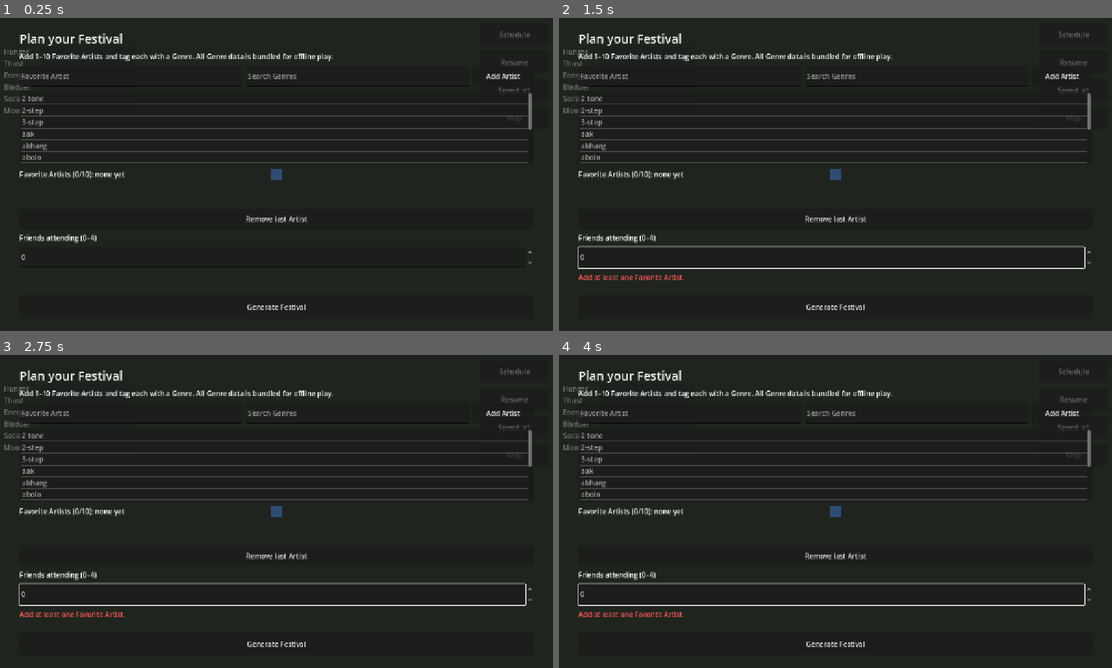
Above: before the commit, frames 1-4 (two rows, left to right).
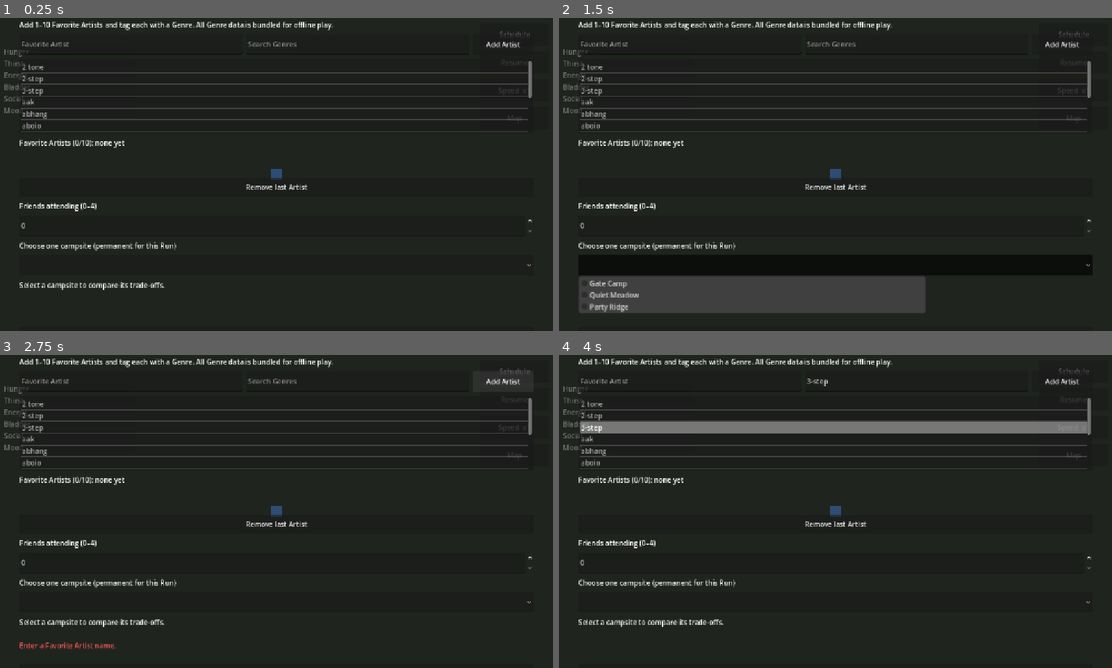
Above: after the commit, the same moments.

Repository: Ponacko/Festivalthegame
Game: Godot game, scene res://scenes/main.tscn
The game is run twice, just before and just after one commit, with the same random seed, the same clock (stepped at 60 frames per second) and the same inputs.
Inputs (mouse positions are in pixels of both pictures, inside the frame that each line leads up to):
- Up to frame 1 (0.25 s): no input
- Up to frame 2 (1.5 s): click (835, 305) at 0.5 s, where only the run before the commit has a clickable "Generate Festival"; click (835, 265) at 1.27 s
- Up to frame 3 (2.75 s): click "Schedule" at 2 s
- Up to frame 4 (4 s): click "Resume" at 2.75 s; click "Speed x1" at 3.5 s

The runs differ from the first frame. In frame 1, 8.8% of the frame differs, in the area x 3-97%, y 1-94%; in frame 2, 16%, in the area x 3-97%, y 1-95%; in frame 3, 10%; in frame 4, 13%.

Commit message:
feat: add permanent campsite selection (#9)

Diff:
--- a/festivalthegame/scenes/run_setup.tscn
+++ b/festivalthegame/scenes/run_setup.tscn
@@ -87,6 +87,21 @@
 allow_greater = false
 allow_lesser = false
 
+[node name="CampsitePrompt" type="Label" parent="Panel/Margin/Content"]
+layout_mode = 2
+text = "Choose one campsite (permanent for this Run)"
+
+[node name="Campsite" type="OptionButton" parent="Panel/Margin/Content"]
+custom_minimum_size = Vector2(0, 48)
+layout_mode = 2
+selected = -1
+
+[node name="CampsiteDetails" type="Label" parent="Panel/Margin/Content"]
+custom_minimum_size = Vector2(0, 44)
+layout_mode = 2
+text = "Select a campsite to compare its trade-offs."
+autowrap_mode = 2
+
 [node name="Error" type="Label" parent="Panel/Margin/Content"]
 custom_minimum_size = Vector2(0, 42)
 layout_mode = 2
--- /dev/null
+++ b/festivalthegame/scripts/domain/camp.gd
@@ -0,0 +1,18 @@
+class_name Camp
+extends RefCounted
+## The selected shared home base for the player and configured Friends.
+
+var profile: CampsiteProfile
+var position: Vector2
+var interaction_position: Vector2
+var friend_count: int
+var can_change_clothes := true
+
+func _init(p_profile: CampsiteProfile, p_position: Vector2, p_friend_count: int) -> void:
+	profile = p_profile
+	position = p_position
+	interaction_position = p_position
+	friend_count = p_friend_count
+
+func resident_count() -> int:
+	return friend_count + 1
--- /dev/null
+++ b/festivalthegame/scripts/domain/campsite_catalog.gd
@@ -0,0 +1,16 @@
+class_name CampsiteCatalog
+extends RefCounted
+## The three v1 campsite archetypes offered before a Run.
+
+static func all_profiles() -> Array[CampsiteProfile]:
+	return [
+		CampsiteProfile.new("camp_1", "Gate Camp", 0.20, 0.70, 0.35, 0.35),
+		CampsiteProfile.new("camp_2", "Quiet Meadow", 0.55, 1.00, 0.10, 0.15),
+		CampsiteProfile.new("camp_3", "Party Ridge", 0.90, 0.50, 0.95, 1.00),
+	]
+
+static func find(profile_id: String) -> CampsiteProfile:
+	for profile in all_profiles():
+		if profile.id == profile_id:
+			return profile
+	return null
--- /dev/null
+++ b/festivalthegame/scripts/domain/campsite_profile.gd
@@ -0,0 +1,33 @@
+class_name CampsiteProfile
+extends RefCounted
+## Visible, immutable trade-offs for one campsite area.
+
+var id: String
+var display_name: String
+var walking_distance: float
+var sleep_quality: float
+var noise: float
+var nightlife: float
+
+func _init(p_id: String, p_name: String, p_walk: float, p_sleep: float, p_noise: float, p_nightlife: float) -> void:
+	id = p_id
+	display_name = p_name
+	walking_distance = p_walk
+	sleep_quality = p_sleep
+	noise = p_noise
+	nightlife = p_nightlife
+
+func tradeoff_summary() -> String:
+	return "Walk: %s  •  Sleep: %s  •  Noise: %s  •  Nightlife: %s" % [
+		_level(walking_distance, true),
+		_level(sleep_quality),
+		_level(noise),
+		_level(nightlife),
+	]
+
+func _level(value: float, inverse := false) -> String:
+	var labels := ["Low", "Medium", "High"]
+	var index := clampi(int(floor(value * 3.0)), 0, 2)
+	if inverse:
+		labels = ["Short", "Medium", "Long"]
+	return labels[index]
--- a/festivalthegame/scripts/domain/festival_grounds.gd
+++ b/festivalthegame/scripts/domain/festival_grounds.gd
@@ -8,6 +8,7 @@
 var bounds := Rect2(-1100, -700, 2200, 1400)
 var points: Array[FestivalPoint] = []
 var obstacles: Array[Rect2] = []
+var camp: Camp
 
 func points_of_kind(kind: FestivalPoint.Kind) -> Array[FestivalPoint]:
 	var result: Array[FestivalPoint] = []
--- a/festivalthegame/scripts/domain/festival_point.gd
+++ b/festivalthegame/scripts/domain/festival_point.gd
@@ -2,11 +2,12 @@
 extends RefCounted
 ## A named destination shared by the world, navigation, and in-game map.
 
-enum Kind { STAGE, CAMPSITE_AREA, VENDOR, TOILET, WATER, FIRST_AID, LATE_VENDOR }
+enum Kind { STAGE, CAMPSITE_AREA, VENDOR, TOILET, WATER, FIRST_AID, LATE_VENDOR, CAMP }
 
 const ALL_KINDS := [
 	Kind.STAGE, Kind.CAMPSITE_AREA, Kind.VENDOR, Kind.TOILET,
 	Kind.WATER, Kind.FIRST_AID, Kind.LATE_VENDOR,
+	Kind.CAMP,
 ]
 
 var id: String
@@ -29,4 +30,5 @@
 		Kind.WATER: return "Water taps"
 		Kind.FIRST_AID: return "First Aid"
 		Kind.LATE_VENDOR: return "Late-night Vendors"
+		Kind.CAMP: return "Selected Camp"
 	return "Destination"
--- a/festivalthegame/scripts/domain/run_configuration.gd
+++ b/festivalthegame/scripts/domain/run_configuration.gd
@@ -9,12 +9,27 @@
 
 var favorites: Array[FavoriteArtistPreference] = []
 var friend_count := 0
+var campsite_id := ""
+var _locked := false
 
 func add_favorite(artist_name: String, genre_id: String) -> void:
+	if _locked:
+		return
 	favorites.append(FavoriteArtistPreference.new(artist_name, genre_id))
 
 func set_friend_count(value: int) -> void:
+	if _locked:
+		return
 	friend_count = value
+
+func select_campsite(value: String) -> bool:
+	if _locked or CampsiteCatalog.find(value) == null:
+		return false
+	campsite_id = value
+	return true
+
+func lock() -> void:
+	_locked = true
 
 func validation_errors() -> PackedStringArray:
 	var errors := PackedStringArray()
@@ -24,6 +39,8 @@
 		errors.append("Choose no more than %d Favorite Artists." % MAX_FAVORITES)
 	if friend_count < MIN_FRIENDS or friend_count > MAX_FRIENDS:
 		errors.append("Choose between %d and %d Friends." % [MIN_FRIENDS, MAX_FRIENDS])
+	if CampsiteCatalog.find(campsite_id) == null:
+		errors.append("Choose one campsite for the Run.")
 	var seen_names := {}
 	for favorite in favorites:
 		if favorite.artist_name.is_empty():
--- a/festivalthegame/scripts/entities/ground_feature_view.gd
+++ b/festivalthegame/scripts/entities/ground_feature_view.gd
@@ -23,6 +23,7 @@
 func _color_for(kind: FestivalPoint.Kind) -> Color:
 	match kind:
 		FestivalPoint.Kind.CAMPSITE_AREA: return Color("77a866")
+		FestivalPoint.Kind.CAMP: return Color("b8e986")
 		FestivalPoint.Kind.VENDOR, FestivalPoint.Kind.LATE_VENDOR: return Color("e6a15c")
 		FestivalPoint.Kind.TOILET: return Color("b68ce0")
 		FestivalPoint.Kind.WATER: return Color("55bde8")
--- a/festivalthegame/scripts/systems/festival_grounds_generator.gd
+++ b/festivalthegame/scripts/systems/festival_grounds_generator.gd
@@ -2,7 +2,7 @@
 extends RefCounted
 ## Seeded placement of every v1 destination on a connected site.
 
-static func generate(lineup: Lineup, seed_value: int) -> FestivalGrounds:
+static func generate(lineup: Lineup, seed_value: int, configuration: RunConfiguration = null) -> FestivalGrounds:
 	var grounds := FestivalGrounds.new()
 	var rng := RandomNumberGenerator.new()
 	rng.seed = seed_value ^ 0x47524f554e4453
@@ -20,7 +20,21 @@
 	_add_group(grounds, rng, FestivalPoint.Kind.FIRST_AID, "First Aid", [Vector2(0, -570)], true)
 	_add_group(grounds, rng, FestivalPoint.Kind.LATE_VENDOR, "Late Food", [
 		Vector2(-690, 620), Vector2(690, 620)], true)
+	_select_camp(grounds, configuration)
 	return grounds
+
+static func _select_camp(grounds: FestivalGrounds, configuration: RunConfiguration) -> void:
+	if configuration == null:
+		return
+	var profile := CampsiteCatalog.find(configuration.campsite_id)
+	if profile == null:
+		return
+	for point in grounds.points:
+		if point.id == profile.id:
+			point.kind = FestivalPoint.Kind.CAMP
+			point.display_name = "Camp — %s" % profile.display_name
+			grounds.camp = Camp.new(profile, point.position, configuration.friend_count)
+			return
 
 static func _add_group(
 		grounds: FestivalGrounds,
--- a/festivalthegame/scripts/systems/game_state.gd
+++ b/festivalthegame/scripts/systems/game_state.gd
@@ -38,13 +38,14 @@
 	elif current_configuration == null:
 		current_configuration = _default_configuration()
 	run_seed = seed_value if seed_value >= 0 else _new_seed()
+	current_configuration.lock()
 	needs = Needs.new()
 	lineup = FestivalGenerator.generate(
 		current_configuration,
 		run_seed,
 		GenreCatalog.load_bundled(),
 		GenreGraph.load_bundled())
-	grounds = FestivalGroundsGenerator.generate(lineup, run_seed)
+	grounds = FestivalGroundsGenerator.generate(lineup, run_seed, current_configuration)
 	budget = STARTING_BUDGET
 	score_ledger = ScoreLedger.new()
 	_festival_maximum = TheoreticalMaximum.calculate(lineup)
@@ -98,6 +99,7 @@
 func _default_configuration() -> RunConfiguration:
 	var configuration := RunConfiguration.new()
 	configuration.add_favorite("Your Favourite", "f66d7266-eb3d-4ef3-b4d8-b7cd992f918b")
+	configuration.select_campsite("camp_1")
 	return configuration
 
 func _new_seed() -> int:
--- a/festivalthegame/scripts/ui/run_setup.gd
+++ b/festivalthegame/scripts/ui/run_setup.gd
@@ -9,12 +9,15 @@
 @onready var _suggestions: ItemList = $Panel/Margin/Content/GenreSuggestions
 @onready var _favorites_label: Label = $Panel/Margin/Content/Favorites
 @onready var _friend_count: SpinBox = $Panel/Margin/Content/FriendCount
+@onready var _campsite: OptionButton = $Panel/Margin/Content/Campsite
+@onready var _campsite_details: Label = $Panel/Margin/Content/CampsiteDetails
 @onready var _error: Label = $Panel/Margin/Content/Error
 
 var _catalog: GenreCatalog
 var _favorites: Array[FavoriteArtistPreference] = []
 var _visible_genres: Array[GenreEntry] = []
 var _selected_genre: GenreEntry
+var _selected_campsite_id := ""
 
 func _ready() -> void:
 	_catalog = GenreCatalog.load_bundled()
@@ -24,6 +27,11 @@
 	$Panel/Margin/Content/Entry/AddFavorite.pressed.connect(_on_add_favorite)
 	$Panel/Margin/Content/RemoveFavorite.pressed.connect(_on_remove_favorite)
 	$Panel/Margin/Content/StartButton.pressed.connect(_on_start)
+	for profile in CampsiteCatalog.all_profiles():
+		_campsite.add_item(profile.display_name)
+		_campsite.set_item_metadata(_campsite.item_count - 1, profile.id)
+	_campsite.select(-1)
+	_campsite.item_selected.connect(_on_campsite_selected)
 	_on_genre_search_changed("")
 	_update_favorites_label()
 
@@ -35,6 +43,9 @@
 	_artist_name.clear()
 	_genre_search.clear()
 	_friend_count.value = 0
+	_campsite.select(-1)
+	_selected_campsite_id = ""
+	_campsite_details.text = "Select a campsite to compare its trade-offs."
 	_selected_genre = null
 	_error.text = ""
 	_on_genre_search_changed("")
@@ -93,12 +104,20 @@
 	for favorite in _favorites:
 		configuration.add_favorite(favorite.artist_name, favorite.genre_id)
 	configuration.set_friend_count(int(_friend_count.value))
+	configuration.select_campsite(_selected_campsite_id)
 	var errors := configuration.validation_errors()
 	if not errors.is_empty():
 		_error.text = "\n".join(errors)
 		return
 	_error.text = ""
 	configuration_submitted.emit(configuration)
+
+func _on_campsite_selected(index: int) -> void:
+	if index < 0 or index >= _campsite.item_count:
+		return
+	_selected_campsite_id = str(_campsite.get_item_metadata(index))
+	var profile := CampsiteCatalog.find(_selected_campsite_id)
+	_campsite_details.text = profile.tradeoff_summary() if profile != null else ""
 
 func _update_favorites_label() -> void:
 	if _favorites.is_empty():
--- /dev/null
+++ b/festivalthegame/tests/test_campsite.gd
@@ -0,0 +1,34 @@
+extends SceneTree
+## Public domain tests for campsite trade-offs and Run choice validation.
+
+var failures := 0
+
+func _initialize() -> void:
+	var profiles := CampsiteCatalog.all_profiles()
+	check(profiles.size() == 3, "three campsite trade-offs are offered")
+	var summaries := {}
+	for profile in profiles:
+		summaries[profile.tradeoff_summary()] = true
+		check(profile.walking_distance > 0.0 and profile.sleep_quality > 0.0,
+			"%s exposes walking and sleep properties" % profile.display_name)
+		check(profile.tradeoff_summary().contains("Noise") and profile.tradeoff_summary().contains("Nightlife"),
+			"%s communicates noise and nightlife" % profile.display_name)
+	check(summaries.size() == profiles.size(), "candidate campsites have distinct trade-offs")
+
+	var config := RunConfiguration.new()
+	config.add_favorite("Favorite", "genre-id")
+	check(not config.is_valid(), "a campsite must be chosen before the Festival")
+	check(not config.select_campsite("not-a-camp"), "unknown campsite choices are rejected")
+	check(config.select_campsite(profiles[1].id) and config.is_valid(), "one known campsite completes Run setup")
+	config.lock()
+	config.select_campsite(profiles[0].id)
+	check(config.campsite_id == profiles[1].id, "the campsite choice is permanent once the Run starts")
+
+	quit(1 if failures > 0 else 0)
+
+func check(condition: bool, message: String) -> void:
+	if condition:
+		print("  ok: ", message)
+	else:
+		failures += 1
+		printerr("  FAIL: ", message)
--- a/festivalthegame/tests/test_grounds.gd
+++ b/festivalthegame/tests/test_grounds.gd
@@ -6,11 +6,13 @@
 func _initialize() -> void:
 	var config := RunConfiguration.new()
 	config.add_favorite("Favorite", "cc28f5aa-5e19-487c-88e1-e56b022f1fdd")
+	config.set_friend_count(3)
+	config.select_campsite("camp_2")
 	var lineup := FestivalGenerator.generate(
 		config, 707, GenreCatalog.load_bundled(), GenreGraph.load_bundled())
-	var first := FestivalGroundsGenerator.generate(lineup, 707)
-	var repeated := FestivalGroundsGenerator.generate(lineup, 707)
-	var different := FestivalGroundsGenerator.generate(lineup, 708)
+	var first := FestivalGroundsGenerator.generate(lineup, 707, config)
+	var repeated := FestivalGroundsGenerator.generate(lineup, 707, config)
+	var different := FestivalGroundsGenerator.generate(lineup, 708, config)
 
 	check(first.placement_signature() == repeated.placement_signature(), "same Run seed reproduces destination placement")
 	check(first.placement_signature() != different.placement_signature(), "another Run seed changes generated placement")
@@ -22,10 +24,14 @@
 		FestivalPoint.Kind.WATER,
 		FestivalPoint.Kind.FIRST_AID,
 		FestivalPoint.Kind.LATE_VENDOR,
+		FestivalPoint.Kind.CAMP,
 	]
 	for kind in required:
 		check(not first.points_of_kind(kind).is_empty(), "%s destinations are present" % FestivalPoint.kind_name(kind))
 	check(first.points_of_kind(FestivalPoint.Kind.STAGE).size() == 4, "all generated Stages are placed on the grounds")
+	check(first.camp != null and first.camp.friend_count == 3, "all configured Friends share the selected camp")
+	check(first.camp.can_change_clothes and first.is_walkable(first.camp.interaction_position),
+		"camp exposes a reachable changing and night-choice interaction point")
 
 	var separated := true
 	for left_index in range(first.points.size()):
--- a/festivalthegame/tests/test_main_setup_scene.gd
+++ b/festivalthegame/tests/test_main_setup_scene.gd
@@ -16,6 +16,7 @@
 	var config := RunConfiguration.new()
 	config.add_favorite("My Favourite", "f66d7266-eb3d-4ef3-b4d8-b7cd992f918b")
 	config.set_friend_count(2)
+	config.select_campsite("camp_1")
 	setup.configuration_submitted.emit(config)
 	await get_tree().process_frame
 
@@ -23,6 +24,8 @@
 	check(Game.current_configuration == config, "the Run retains its submitted configuration")
 	check(Game.lineup.stages.size() == 4 and Game.lineup.artists.size() >= 100,
 		"submitting setup generates the complete Festival")
+	check(Game.grounds.camp != null and Game.grounds.camp.friend_count == 2,
+		"the selected campsite becomes the whole group's home base")
 	check(not Clock.paused, "Festival time starts after setup")
 
 	var pause_button := main.get_node_or_null("Hud/PauseButton") as Button
--- a/festivalthegame/tests/test_run_setup_scene.gd
+++ b/festivalthegame/tests/test_run_setup_scene.gd
@@ -32,12 +32,22 @@
 
 	var friends := setup.get_node("Panel/Margin/Content/FriendCount") as SpinBox
 	friends.value = 4
+	var campsite := setup.get_node("Panel/Margin/Content/Campsite") as OptionButton
+	check(campsite.item_count == 3, "setup presents all campsite trade-offs")
+	campsite.select(1)
+	campsite.item_selected.emit(1)
+	var campsite_details := setup.get_node("Panel/Margin/Content/CampsiteDetails") as Label
+	check(campsite_details.text.contains("Walk") and campsite_details.text.contains("Sleep") \
+		and campsite_details.text.contains("Noise") and campsite_details.text.contains("Nightlife"),
+		"selected campsite clearly shows every trade-off")
 	start_button.pressed.emit()
 	check(submitted_configuration != null, "valid setup emits a Run configuration")
 	check(submitted_configuration.favorites[0].artist_name == "My Favourite",
 		"submitted configuration keeps the Favorite Artist")
 	check(submitted_configuration.friend_count == 4,
 		"submitted configuration keeps the Friend count")
+	check(submitted_configuration.campsite_id == "camp_2",
+		"submitted configuration keeps exactly one campsite")
 
 	if failures == 0:
 		print("ALL RUN SETUP SCENE TESTS PASSED")
--- a/festivalthegame/tests/test_setup.gd
+++ b/festivalthegame/tests/test_setup.gd
@@ -43,10 +43,13 @@
 	check(not config.is_valid(), "at least one Favorite Artist is required")
 	config.add_favorite("  My Favourite  ", "genre-id")
 	config.set_friend_count(4)
+	check(not config.is_valid(), "a campsite choice is required")
+	config.select_campsite("camp_2")
 	check(config.is_valid(), "one tagged favorite and four Friends is valid")
 	check(config.favorites[0].artist_name == "My Favourite", "artist names are normalized")
 	check(config.favorites[0].genre_id == "genre-id", "favorite keeps its Genre ID")
 	check(config.friend_count == 4, "Friend count is retained")
+	check(config.campsite_id == "camp_2", "Campsite choice is retained")
 	config.set_friend_count(5)
 	check(not config.is_valid(), "more than four Friends is rejected")
 	config.set_friend_count(0)
Not shown, added: festivalthegame/scripts/domain/camp.gd.uid
Not shown, added: festivalthegame/scripts/domain/campsite_catalog.gd.uid
Not shown, added: festivalthegame/scripts/domain/campsite_profile.gd.uid
Not shown, added: festivalthegame/tests/test_campsite.gd.uid
